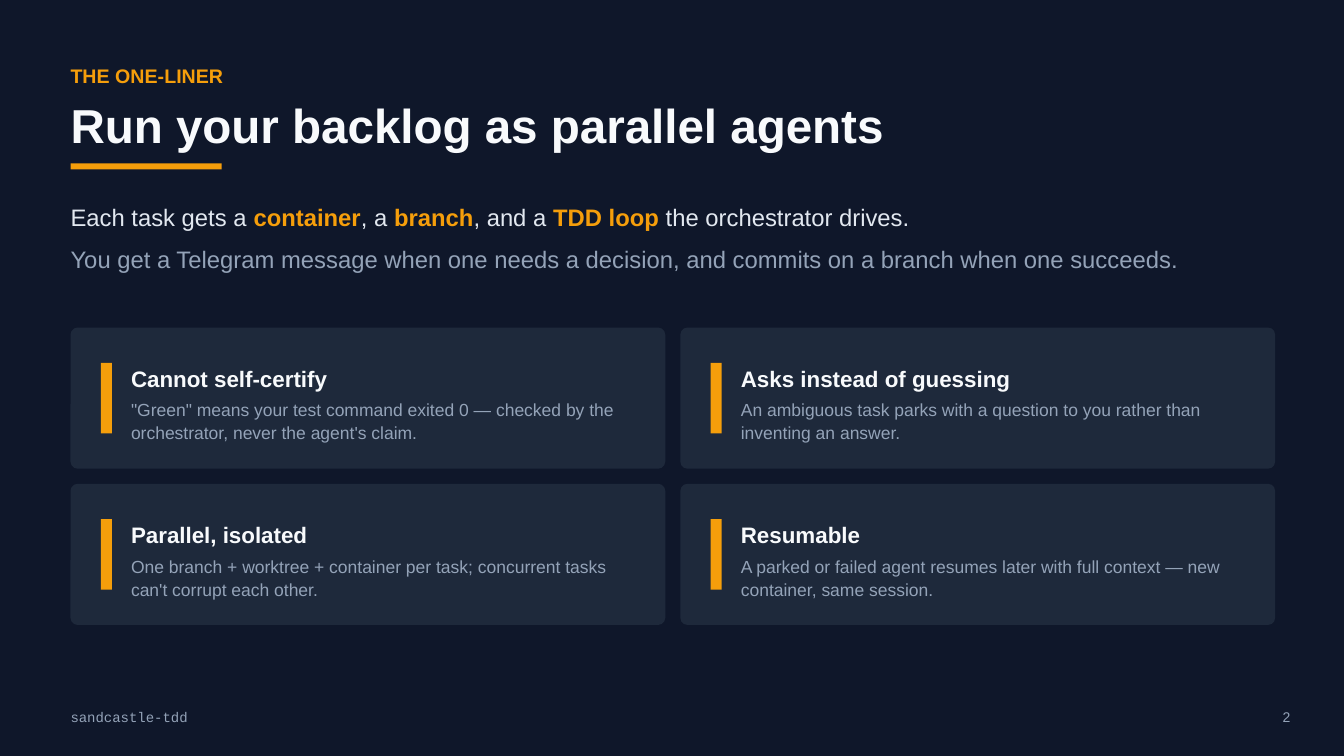
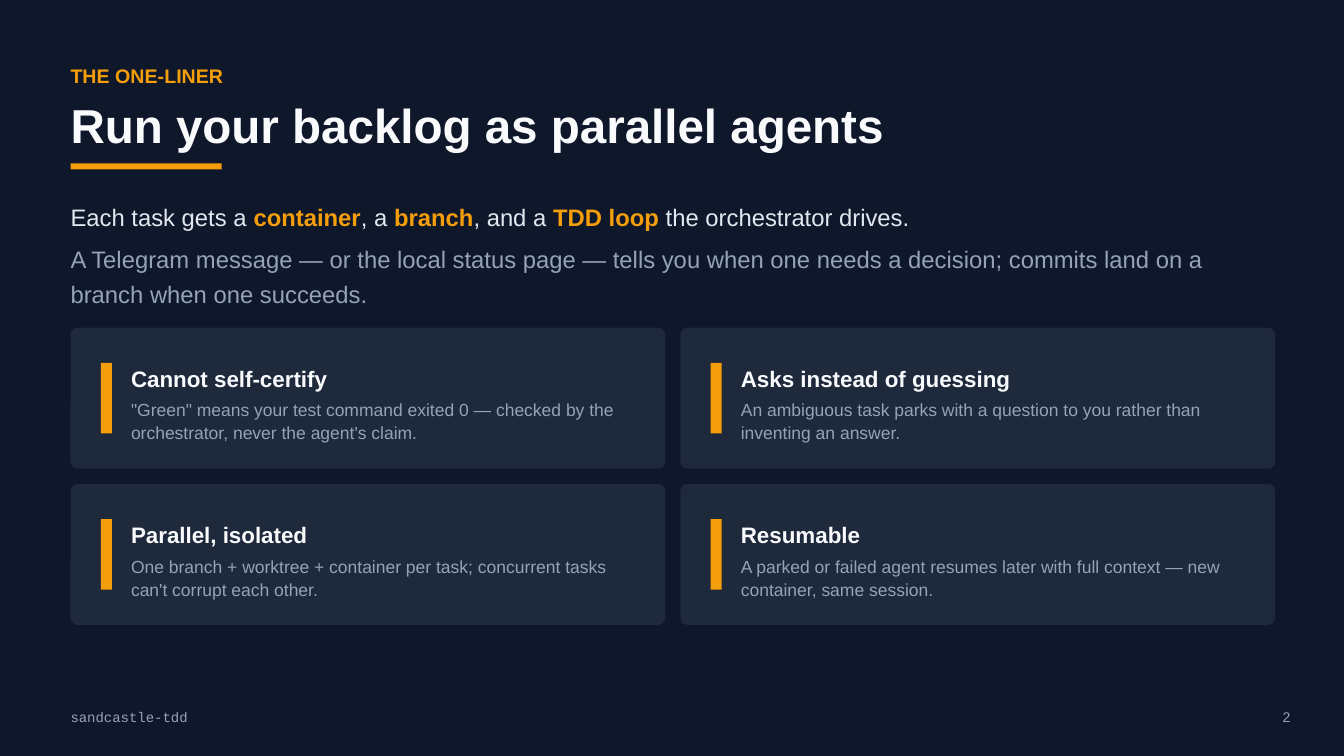
Before and after one commit to jjforge/vetinari, a slide deck: slide 3 of sandcastle-tdd-deck.pptx. Drawn at 1344x756 pixels with LibreOffice and Linux fonts; fonts in the diff are those of the drawing. Boxes give left, top, right and bottom in pixels: in the first picture for what was removed or moved away, otherwise in the second. Text is boxed around its words. In the diff, an @@ line names an element or a change of style, - is before the commit and + after.

```diff
--- a/sandcastle-tdd-deck.pptx
+++ b/sandcastle-tdd-deck.pptx
@@ text at box(71, 251, 1202, 303): text changed @@
-You get a Telegram message when one needs a decision, and commits on a branch when one succeeds.
+A Telegram message — or the local status page — tells you when one needs a decision; commits land on a branch when one succeeds.
```
Also in this commit, not shown: 11 other slides changed, 2 slides added.
